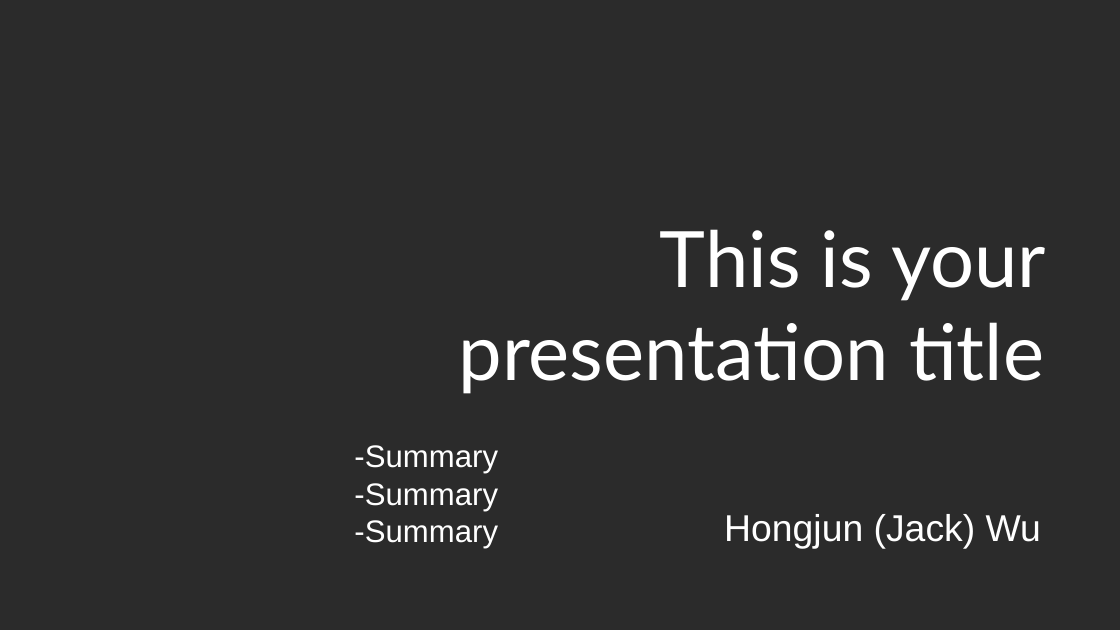
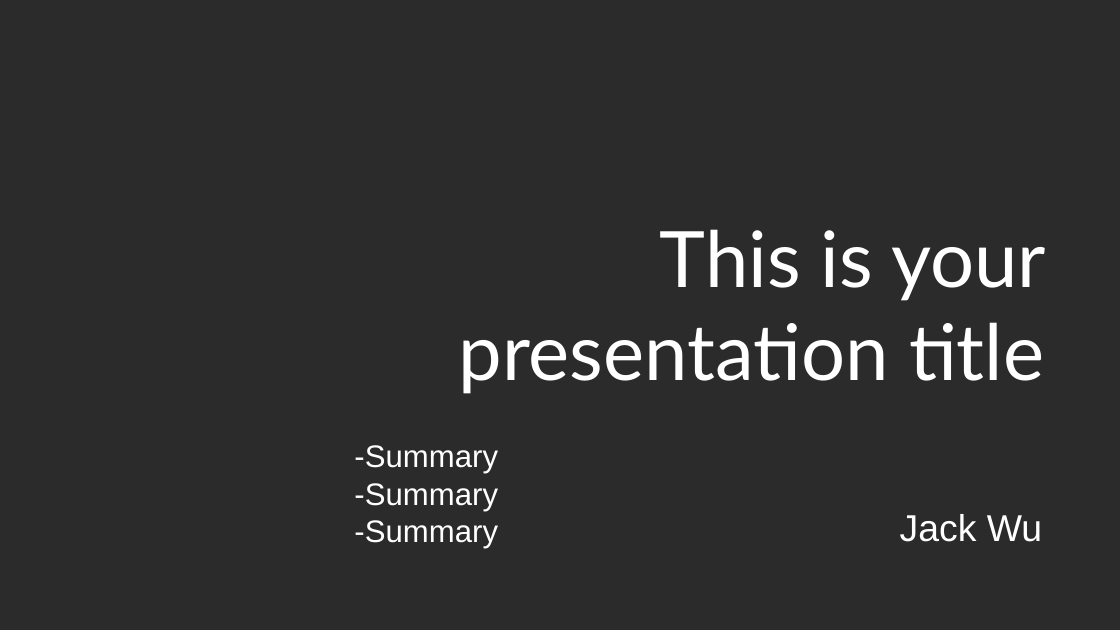
Before and after one commit to Errrneist/Multi-Layer_Perception, a slide deck: slide 1 of Chapter 2/TEMPLATE.pptx. Drawn at 1120x630 pixels with LibreOffice and Linux fonts; fonts in the diff are those of the drawing; background and template pictures are left out; a plain dark background stands for a picture behind light text. Boxes give left, top, right and bottom in pixels: in the first picture for what was removed or moved away, otherwise in the second. Text is boxed around its words. In the diff, an @@ line names an element or a change of style, - is before the commit and + after.

Commit message:
Refined Template

```diff
--- a/Chapter 2/TEMPLATE.pptx
+++ b/Chapter 2/TEMPLATE.pptx
@@ text at [900,514,1042,542]: text changed @@
-Hongjun (Jack) Wu
+Jack Wu
```
